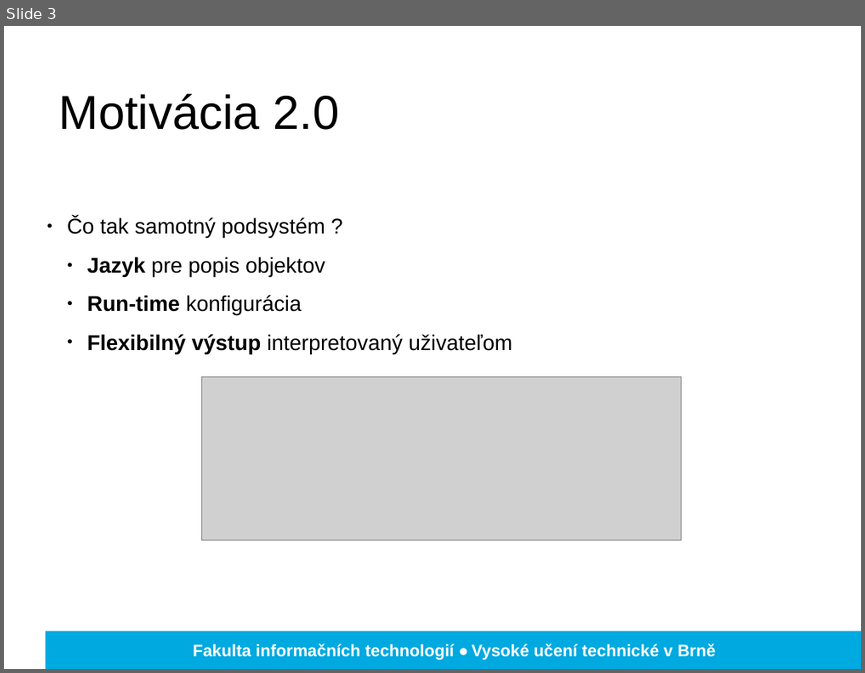
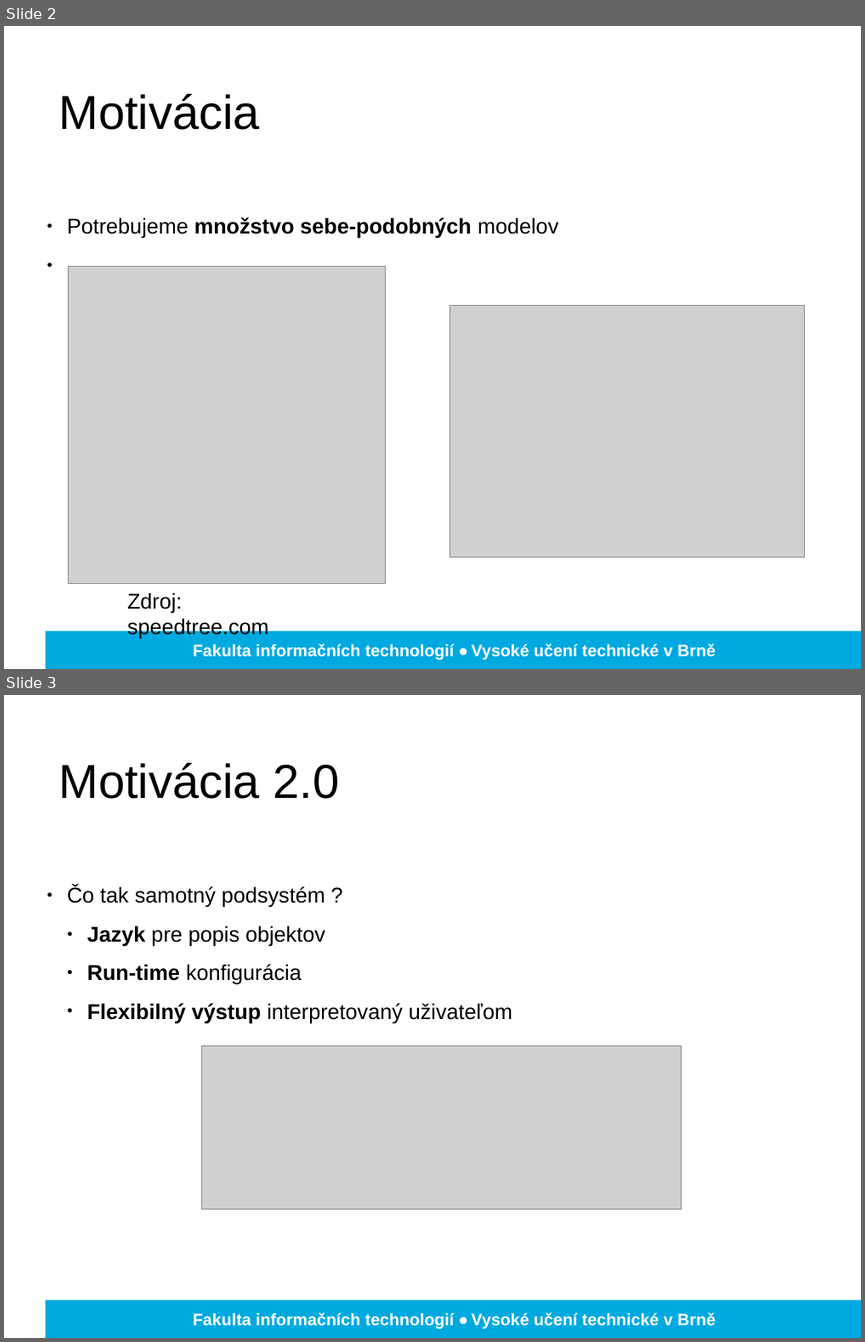
Before and after one commit to Romop5/procgen, a slide deck: obhajoby/zima.pptx. Shown one above the other, each under a label of ours: slide 3 before the commit, slides 2 and 3 after it. The pictures are 865x673 and 865x1342 pixels, drawn with LibreOffice and Linux fonts; fonts in the diff are those of the drawing; grey boxes stand for pictures; background and template pictures are left out. Boxes give left, top, right and bottom in pixels: in the first picture for what was removed or moved away, otherwise in the second. Text is boxed around its words. In the diff, an @@ line names an element or a change of style, - is before the commit and + after.

```diff
--- a/obhajoby/zima.pptx
+++ b/obhajoby/zima.pptx
@@ slide 2 added at (4,26,861,669), background picture (left out); not listed: 2 template elements that a slide beside it also shows @@
@@ text added at (59,93,260,130), 40 pt, text #000000 @@
+Motivácia
@@ text added at (67,217,558,238), 18 pt, text #000000, bold @@
+● Potrebujeme množstvo sebe-podobných modelov
@@ picture added at (69,266,386,583) @@
@@ picture added at (449,306,804,557) @@
@@ text added at (127,592,269,639), 18 pt, text #000000 @@
+Zdroj: speedtree.com
```
Also in this commit, not shown: 3 slides changed, 2 other slides added, 2 slides removed.
